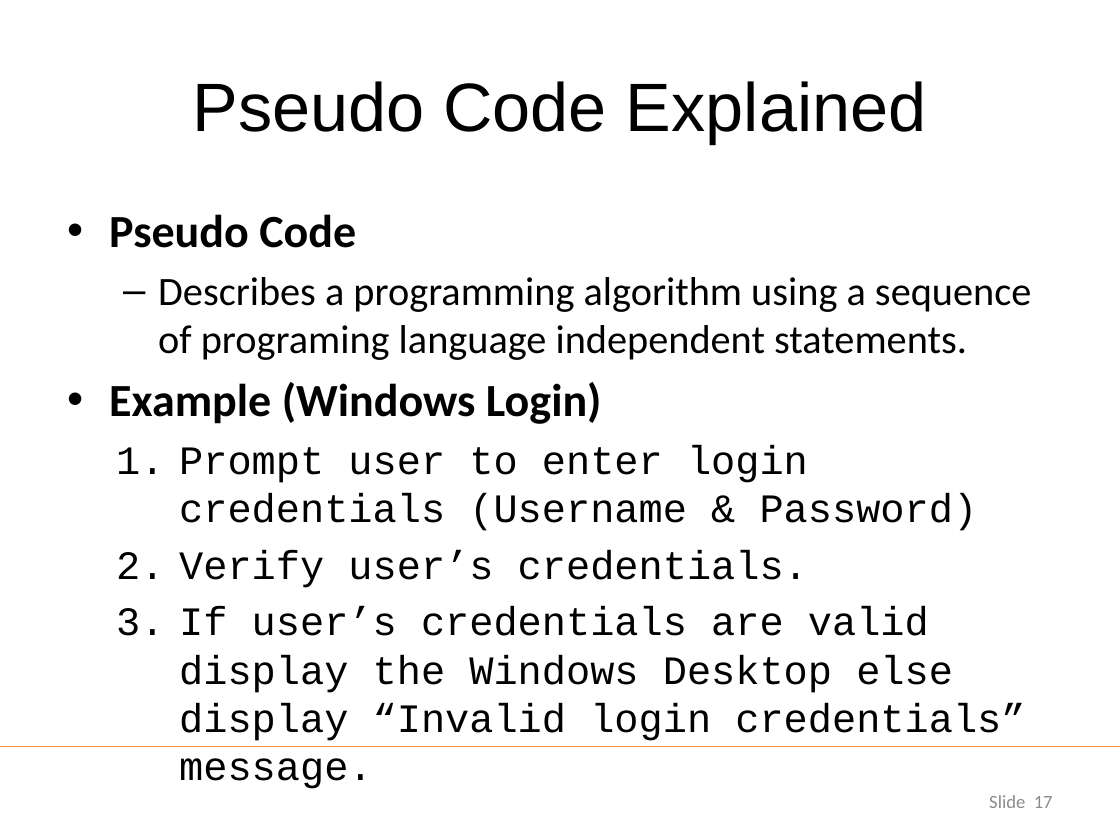
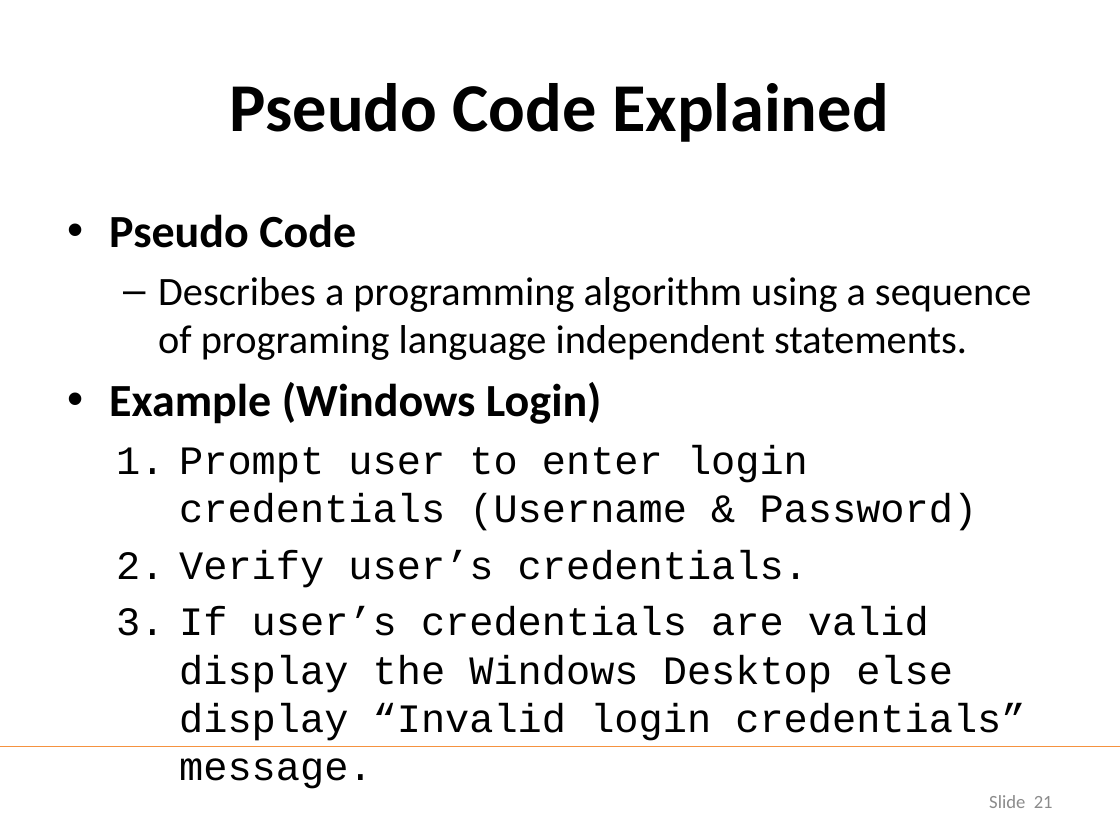
Before and after one commit to udohsolomon/lecture_slide_programming, a slide deck: slide 21 of week_1/Week 1 Day 1.pptx (slide 17 before the commit). Drawn at 1120x840 pixels with LibreOffice and Linux fonts; fonts in the diff are those of the drawing; background and template pictures are left out. Boxes give left, top, right and bottom in pixels: in the first picture for what was removed or moved away, otherwise in the second. Text is boxed around its words. In the diff, an @@ line names an element or a change of style, - is before the commit and + after.

```diff
--- a/week_1/Week 1 Day 1.pptx
+++ b/week_1/Week 1 Day 1.pptx
@@ title "Pseudo Code Explained" at <box>230,83,888,142</box>: font Arial to Calibri, bold on @@
@@ page number at <box>989,795,1053,808</box>: text changed @@
-Slide 17
+Slide 21
```
Also in this commit, not shown: 4 slides added.
